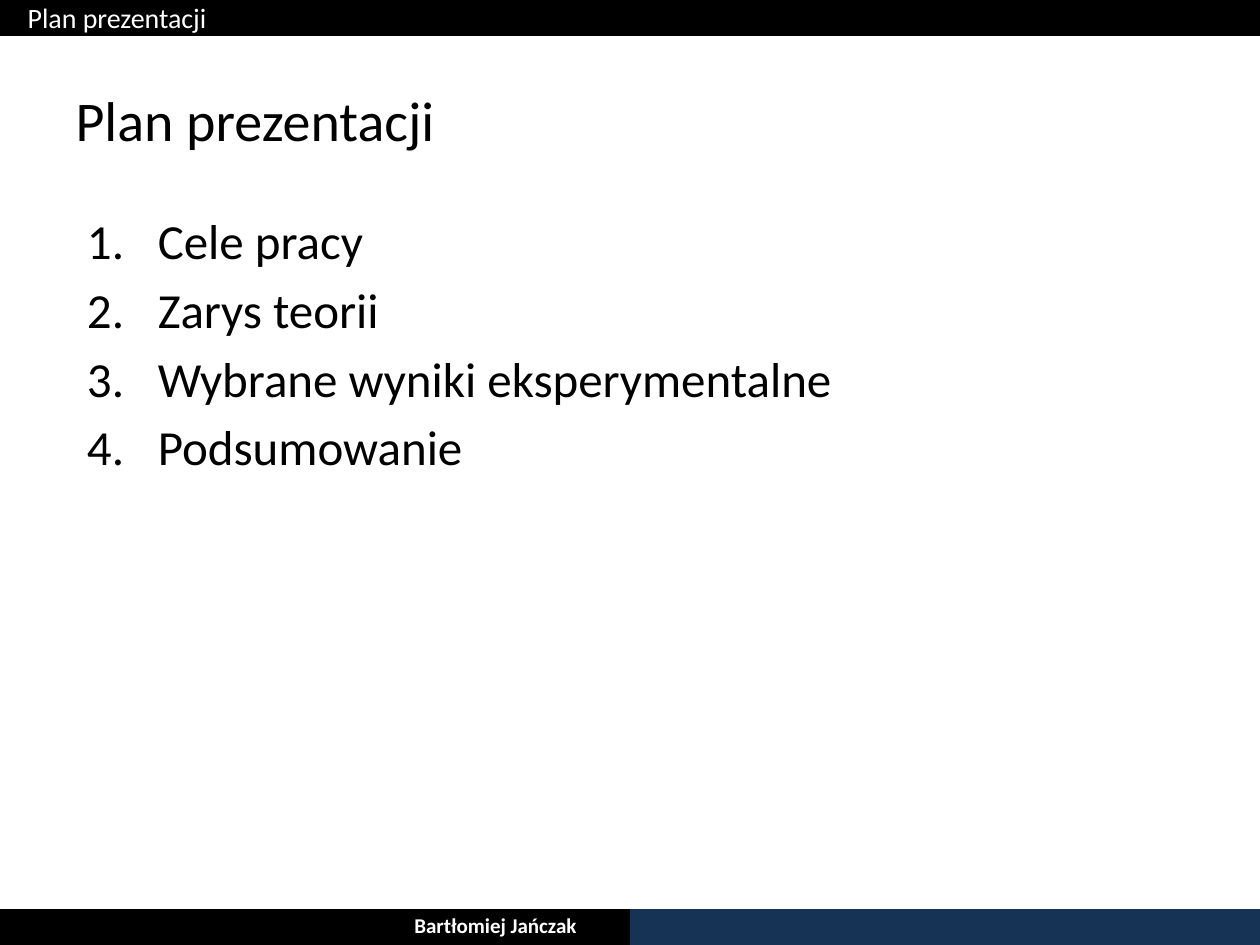
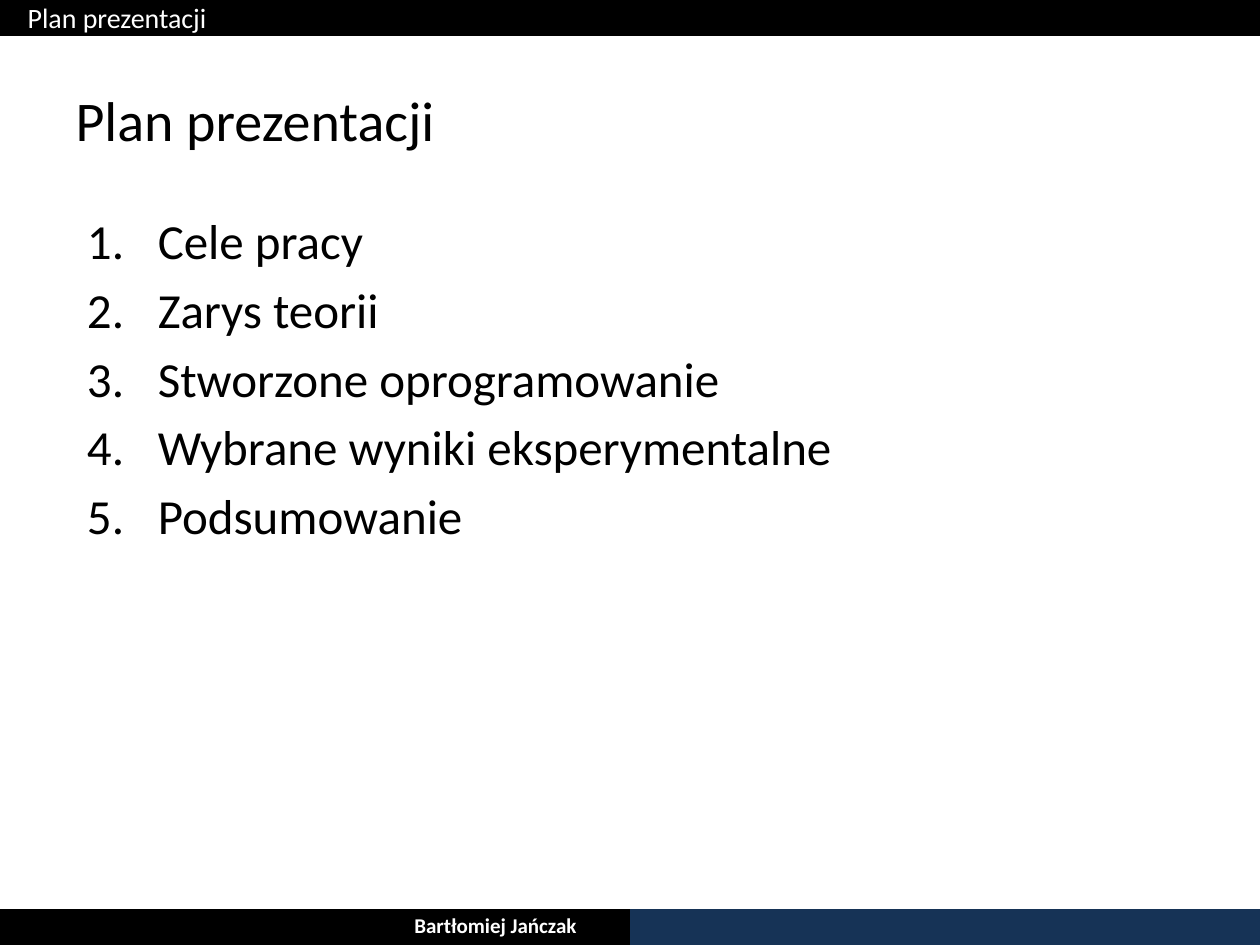
Before and after one commit to bjanczak/mgr, a slide deck: slide 2 of documents/prezentacja/Bartlomiej_Janczak_22_06_2013.pptx. Drawn at 1260x945 pixels with LibreOffice and Linux fonts; fonts in the diff are those of the drawing. Boxes give left, top, right and bottom in pixels: in the first picture for what was removed or moved away, otherwise in the second. Text is boxed around its words. In the diff, an @@ line names an element or a change of style, - is before the commit and + after.

Commit message:
Poprawa prezentacji

```diff
--- a/documents/prezentacja/Bartlomiej_Janczak_22_06_2013.pptx
+++ b/documents/prezentacja/Bartlomiej_Janczak_22_06_2013.pptx
@@ text at (158,363,719,406): paragraph added @@
+3. Stworzone oprogramowanie
```
Also in this commit, not shown: 6 other slides changed, 4 slides added, 1 slide removed.
